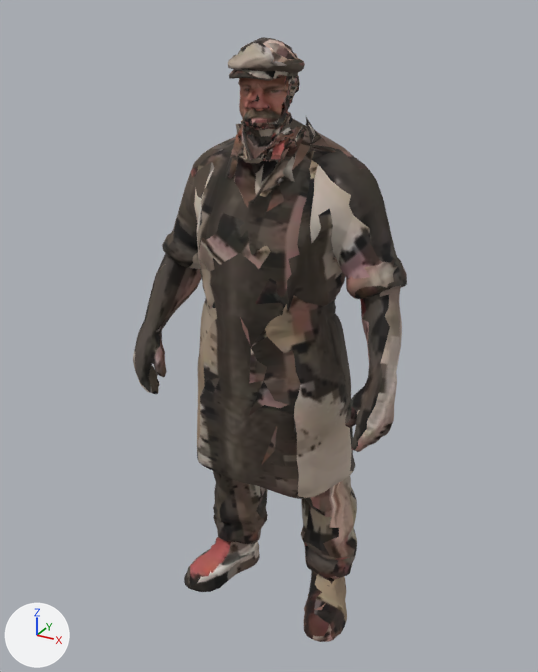
A saved change to the glTF model public/assets/pine-hollow/npcs/faces-paint/miller.phone.glb.
Camera for both pictures: a 50 mm lens placed at (0.925, -1.792, 1.865), pointed at (-0.067, 0.012, 0.963). The lights are fixed; the arrows at lower left show +X, +Y and +Z. The first picture is the older version. Where no turn or scale is listed for an object, it has been applied to the vertices. Vertices at exactly the same position are counted once.

Before the edit, the objects in view are built like this:
```python
me_miller_phone_raw = bpy.data.meshes.new('miller.phone.raw')
me_miller_phone_raw.from_pydata(...)  # 5421 vertices, 10575 faces; spans x -0.42..0.42, y -0.2..0.2, z -0.9..0.9
me_miller_phone_raw.materials.append(mat_atlas)
ob_miller_phone_raw = bpy.data.objects.new('miller.phone.raw', me_miller_phone_raw)
ob_miller_phone_raw.location = (-0.045, -0.003, 0.9)
```
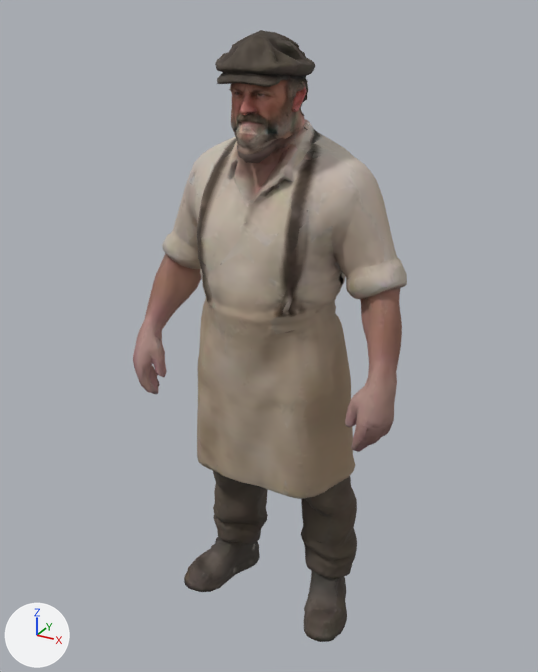
Where the newer file only moved an object's origin or applied its transform, the numbers keep the older frame.

Changed parts and their boxes [x1, y1, x2, y2] in the pictures (538 x 672 px; the box of a moved part takes in the faces that stretch with it):
'miller.phone.raw', reshaped: before [133, 37, 407, 642]; after [133, 30, 407, 642]
part 1 of me_miller_phone_raw, moved or reshaped: before [174, 37, 369, 419]; after [174, 30, 369, 399]
part 2 of me_miller_phone_raw, moved or reshaped: [198, 458, 209, 469] in both
part 3 of me_miller_phone_raw, surface changed: before [133, 67, 407, 642]; after [133, 84, 407, 642]

Diff of the bpy script that builds the scene:
```diff
--- a/public/assets/pine-hollow/npcs/faces-paint/miller.phone.glb.py
+++ b/public/assets/pine-hollow/npcs/faces-paint/miller.phone.glb.py
@@ me_miller_phone_raw @@
 # used by ob_miller_phone_raw; location = (-0.045, -0.003, 0.9)
-me_miller_phone_raw.from_pydata(...)  # 5421 vertices, 10575 faces; spans x -0.42..0.42, y -0.2..0.2, z -0.9..0.9
+me_miller_phone_raw.from_pydata(...)  # 5350 vertices, 10607 faces; spans x -0.42..0.42, y -0.2..0.2, z -0.9..0.92
+# me_miller_phone_raw part 1: 53 vertices moved from x -0.29..0.37, y -0.16..0.03, z -0.13..0.84 to x -0.29..0.37, y -0.18..0.03, z -0.13..0.81; 1293 vertices removed from x -0.21..0.34, y -0.16..0.09, z -0.03..0.9; 1222 vertices added at x -0.2..0.34, y -0.19..0.1, z -0.03..0.92
+# me_miller_phone_raw part 2: 4 vertices moved within x -0.17..-0.09, y -0.14..-0.07, z -0.35..-0.32
+# me_miller_phone_raw part 3: 7730 kept faces spanning x -0.42..0.42, y -0.2..0.2, z -0.9..0.81 get new texture (UV) coordinates
+# other edits to the shape of me_miller_phone_raw do not show in these pictures
 me_miller_phone_raw.materials.append(mat_atlas)
```
